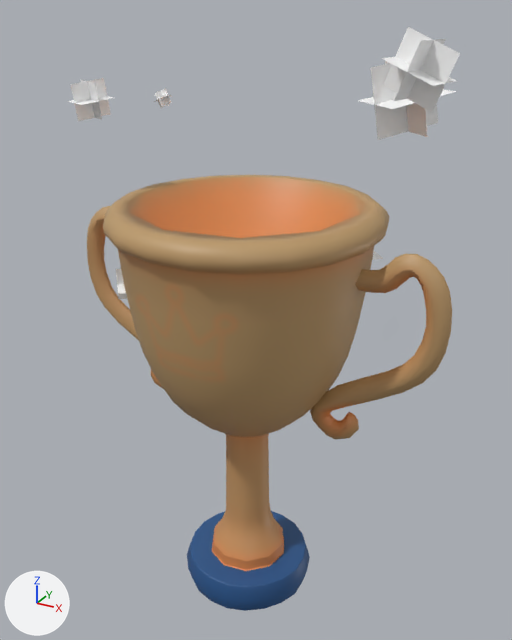
The FBX model avatar/assets/avatar-fbx/anim/Walk_A8_star.fbx as it was, and as the next commit left it.
Rendered twice from a 50 mm lens placed at (0.143, -0.252, 0.269), pointed at (0.004, 0.002, 0.142). Lighting does not change. The marker at lower left points along +X, +Y and +Z. Where no turn or scale is listed for an object, it has been applied to the vertices.
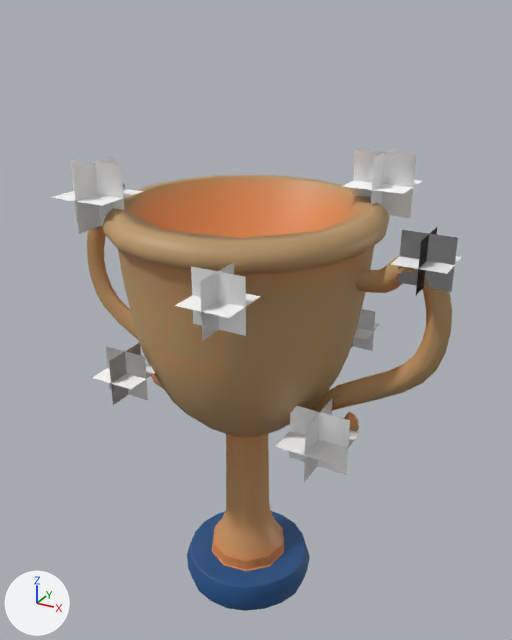
Where the newer file only moved an object's origin or applied its transform, the numbers keep the older frame.

The change, as a diff of the scene's bpy script:
```diff
--- a/avatar/assets/avatar-fbx/anim/Walk_A8_star.fbx.py
+++ b/avatar/assets/avatar-fbx/anim/Walk_A8_star.fbx.py
@@ me_mesh_001 @@
 me_mesh_001.from_pydata(...)  # 24 vertices, 6 faces; spans x -0.0102..0.0102, y -0.0101..0.0101, z -0.0085..0.0085
 # used by ob_pplane7; location = (-0.0702, -0.01, 0.2338)
+# me_mesh_001 part 4: the whole mesh is multiplied about its middle by the matrix ((1.559, -0.751, 0.0), (0.745, 1.547, 0.207), (-0.09, -0.186, 1.718)), then moved by (0.0194, -0.023, -0.0338)
 me_mesh_001.materials.append(mat_lambert5)
@@ me_mesh_002 @@
 me_mesh_002.from_pydata(...)  # 24 vertices, 6 faces; spans x -0.0115..0.0115, y -0.0114..0.0114, z -0.0096..0.0096
 # used by ob_pplane8; location = (-0.0531, -0.0104, 0.1536)
+# me_mesh_002 part 5: the whole mesh is multiplied about its middle by the matrix ((0.95, 0.827, 0.0), (-0.812, 0.933, 0.239), (0.157, -0.18, 1.237)), then moved by (0.0203, -0.035, -0.0254)
 me_mesh_002.materials.append(mat_lambert5)
@@ me_mesh_004 @@
 me_mesh_004.from_pydata(...)  # 24 vertices, 6 faces; spans x -0.0205..0.0205, y -0.0205..0.0205, z -0.0172..0.0172
 # used by ob_pplane10; location = (0.0494, 0.0472, 0.2359)
+# me_mesh_004 part 6: the whole mesh is multiplied about its middle by the matrix ((0.677, -0.59, 0.0), (0.579, 0.665, 0.17), (-0.112, -0.129, 0.882)), then moved by (-0.0027, -0.013, -0.0342)
 me_mesh_004.materials.append(mat_lambert5)
@@ me_mesh_009 @@
 me_mesh_009.from_pydata(...)  # 995 vertices, 1006 faces; spans x -0.09..0.09, y -0.059..0.058, z 0.0..0.195
 # used by ob_asset; location = (0.0, 0.0, 0.0)
+# me_mesh_009 part 2: its shading normals changed
 me_mesh_009.materials.append(mat_a8_shd)
@@ me_mesh_008 @@
 me_mesh_008.from_pydata(...)  # 24 vertices, 6 faces; spans x -0.000013..0.000013, y -0.000013..0.000013, z -0.000013..0.000013
 # used by ob_pplane14; location = (0.0457, -0.0212, 0.1592)
+# me_mesh_008 part 1: the whole mesh is scaled about its middle by 1e+03, then moved by (0.0, 0.0, -0.053135)
 me_mesh_008.materials.append(mat_lambert5)
@@ me_mesh_005 @@
 me_mesh_005.from_pydata(...)  # 24 vertices, 6 faces; spans x -0.0111..0.0111, y -0.0112..0.0112, z -0.0101..0.0101
 # used by ob_pplane11; location = (0.0336, 0.0452, 0.1664)
+# me_mesh_005 part 8: the whole mesh is multiplied about its middle by the matrix ((0.685, 1.046, 0.0), (-1.009, 0.661, 0.327), (0.273, -0.179, 1.207)), then moved by (0.0, 0.0, -0.0382)
 me_mesh_005.materials.append(mat_lambert5)
@@ me_mesh @@
 me_mesh.from_pydata(...)  # 24 vertices, 6 faces; spans x -0.00001..0.00001, y -0.00001..0.00001, z -0.00001..0.00001
 # used by ob_pplane6; location = (0.0185, -0.0687, 0.2467)
+# me_mesh part 3: the whole mesh is multiplied about its middle by the matrix ((999.877, 15.666, 0.0), (-15.666, 999.869, 4.178), (0.065, -4.177, 999.991)), then moved by (0.009766, 0.0, -0.065209)
 me_mesh.materials.append(mat_lambert5)
@@ me_mesh_003 @@
 me_mesh_003.from_pydata(...)  # 24 vertices, 6 faces; spans x -0.0132..0.0132, y -0.0114..0.0114, z -0.0133..0.0133
 # used by ob_pplane9; location = (0.0701, -0.0052, 0.2505)
+# me_mesh_003 part 7: the whole mesh is multiplied about its middle by the matrix ((0.13, 1.002, 0.0), (-0.928, 0.121, 0.379), (0.376, -0.049, 0.936)), then moved by (0.0087, 0.0, -0.0659)
 me_mesh_003.materials.append(mat_lambert5)
```

Pixel boxes [x1, y1, x2, y2] of what changed, in the pictures (512 x 640 px; the box of a moved part takes in the faces that stretch with it):
'asset', shading changed: [87, 176, 452, 602] in both
'pPlane9', reshaped (9% narrower, 20% shorter): before [382, 27, 460, 112]; after [391, 227, 462, 295]
'pPlane10', reshaped (17% narrower, 14% shorter): before [359, 57, 456, 140]; after [342, 147, 422, 218]
'pPlane7', reshaped (104% wider, 77% taller): before [68, 78, 113, 121]; after [51, 157, 144, 234]
'pPlane14', mesh rescaled (not visible before): after [276, 399, 360, 482]
'pPlane8', reshaped: before [116, 269, 127, 299]; after [92, 342, 155, 405]
'pPlane11', reshaped: before [372, 251, 383, 260]; after [351, 309, 381, 351]
part 3 of me_mesh, moved or reshaped (not visible before): after [175, 263, 261, 341]
